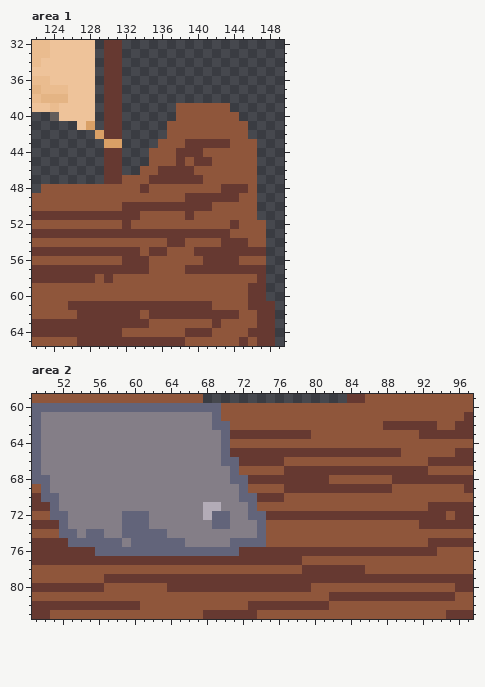
One commit to this pixel-art file: images/pirateShip.ase. The first picture shows the starting point.
150x100 pixels, 1 frame. Pixels under 10% opacity are left out. Colours within 5 levels of each other are drawn and written as one. Shown: area 1: x 122..149, y 32..65; area 2: x 49..97, y 59..83.
Once edited:
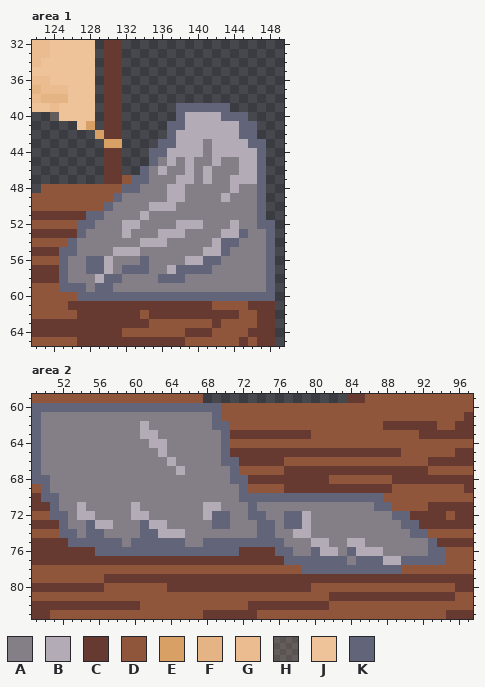
Palette (. is transparent): A #847e87  B #b3acb7  C #663931  D #8f563b  E #d9a066  F #e4b484  G #eabc8f  H #eec39a2c  J #eec39a  K #62647a
Changes in this commit:
Changed rows in their new state; - is an unchanged pixel.
Area 1, layer "Layer 3":
first column x 125:
39 -------------KKKKKK-----
40 -------------KBBBBKKK---
41 ------------KKBBBBBBKK--
42 ------------KBBBBBBBKK--
43 -----------KKBBBABBBBKK-
44 ----------KKBBBBABBBBBK-
45 ----------KABABAABAABBK-
46 ---------KABAABABAAABBK-
47 --------KKAAABBABAABBBK-
48 -------KKAAABBAAAAABAAK-
49 ------KAAAAABBAAAABAAAK-
50 -----KAAAABBBAAAAAAAAAK-
51 ---KKAAAABAAAAAAAAAAAAK-
52 --KKAAABBAAAABBBAAABAAKK
53 --KAAAABAAABBBAAAABBKAAK
54 -KAAAAAAABBBAAAAABKKAAAK
55 KKAAAABBBAAAAAAABBKAAAAK
56 KAAKKBAAAKAAAABBKKAAAAAK
57 KAAKKBAKKKAABKKKKAAAAAAK
58 KAAABKKAAAAKKKAAAAAAAAAK
59 KKKAKKAAAAAAAAAAAAAAAAAK
60 --KKKKKKKKKKKKKKKKKKKKKK
Area 2, layer "Layer 3":
first column x 54:
62 -------B---------------------------------
63 -------BB--------------------------------
64 --------BB-------------------------------
65 ---------B-------------------------------
66 ----------B------------------------------
67 -----------B-----------------------------
70 --------------------KKKKKKKKKKKKKK-------
71 B-----B-------------AAAAAAAAAAAAAKK------
72 BB---ABB-------------AAKKBAAAAAAAAAKK----
73 -KBB-AA-BB-----------KAKKBAAAAAAAAAAKK---
74 -----AA--BBB---------KAABBAAAAAAAAAAAKK--
75 --------------KKK----KKAAABBAABBAAAAAAAK-
76 ----------------------KKAAKBBAKBBBAAAAAKK
77 -----------------------KKKKKKKAKKKBBKKKKK
78 -------------------------KKKKKKKKKKK-----
